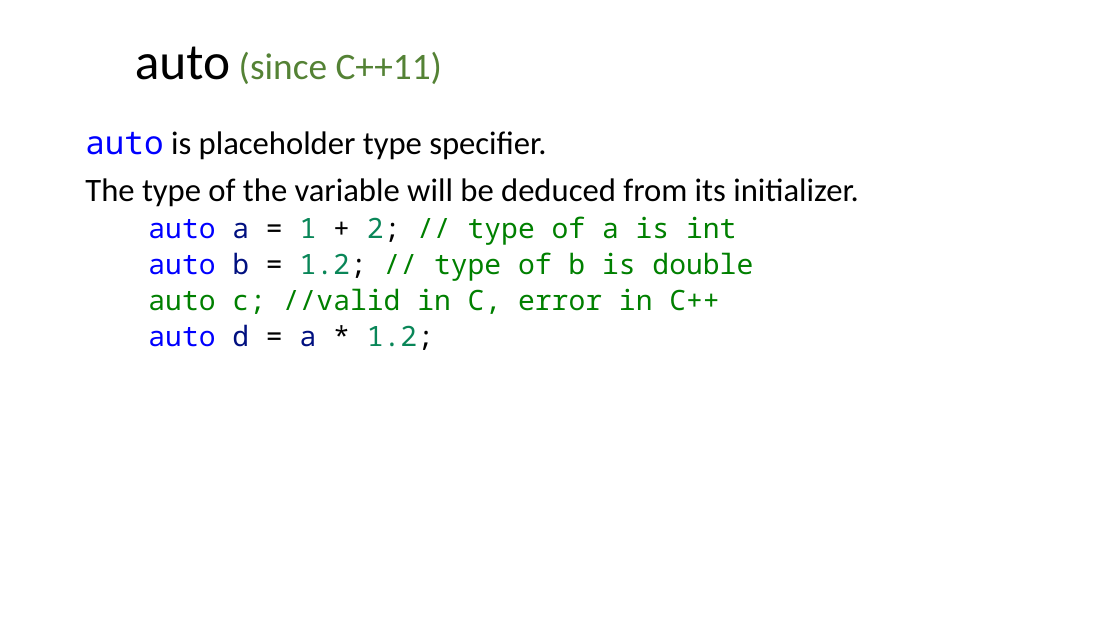
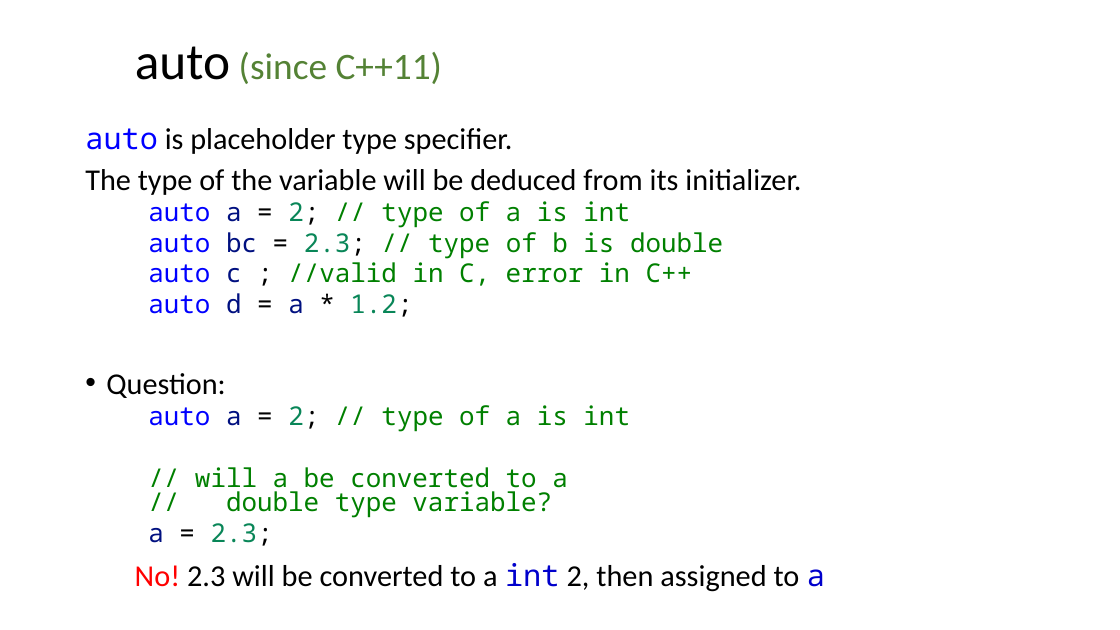
Before and after one commit to dayekuaipao/CPPLearning, a slide deck: slide 29 of week02/Lecture02.pptx (slide 27 before the commit). Drawn at 1120x630 pixels with LibreOffice and Linux fonts; fonts in the diff are those of the drawing; background and template pictures are left out. Boxes give left, top, right and bottom in pixels: in the first picture for what was removed or moved away, otherwise in the second. Text is boxed around its words. In the diff, an @@ line names an element or a change of style, - is before the commit and + after.

```diff
--- a/week02/Lecture02.pptx
+++ b/week02/Lecture02.pptx
@@ text at [85,128,801,317]: size 28 to 25.9 pt in "auto is placeholder type specifier.", "The type of the variable will be ..."; size 24 to 22.2 pt in "auto d = a * 1.2;"; line spacing 0.9 to 0.8 @@
@@ text at [148,201,723,286]: text changed; size 24 to 22.2 pt @@
-  auto a = 1 + 2; // type of a is int
-  auto b = 1.2; // type of b is double
-  auto c; //valid in C, error in C++
+  auto a = 2; // type of a is int
+  auto bc = 2.3; // type of b is double
+  auto c ; //valid in C, error in C++
@@ text at [106,373,630,546]: paragraphs added @@
+• Question:
+  auto a = 2; // type of a is int
+  // will a be converted to a
+  // double type variable?
+  a = 2.3;
@@ text added at [135,563,825,592], 26 pt, text #000000 @@
+No! 2.3 will be converted to a int 2, then assigned to a
```
Also in this commit, not shown: 14 other slides changed, 2 slides added, 2 other files.
